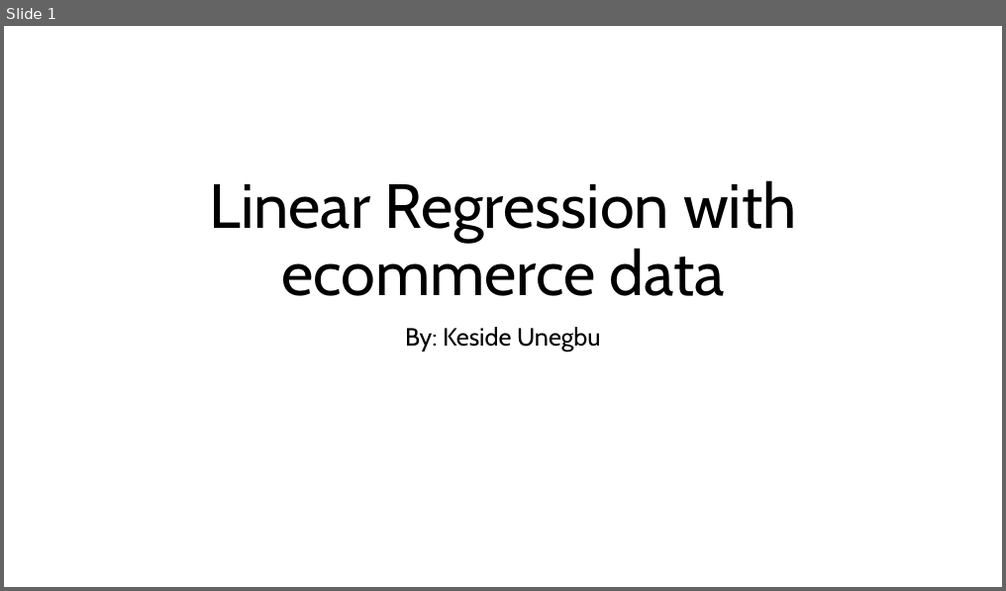
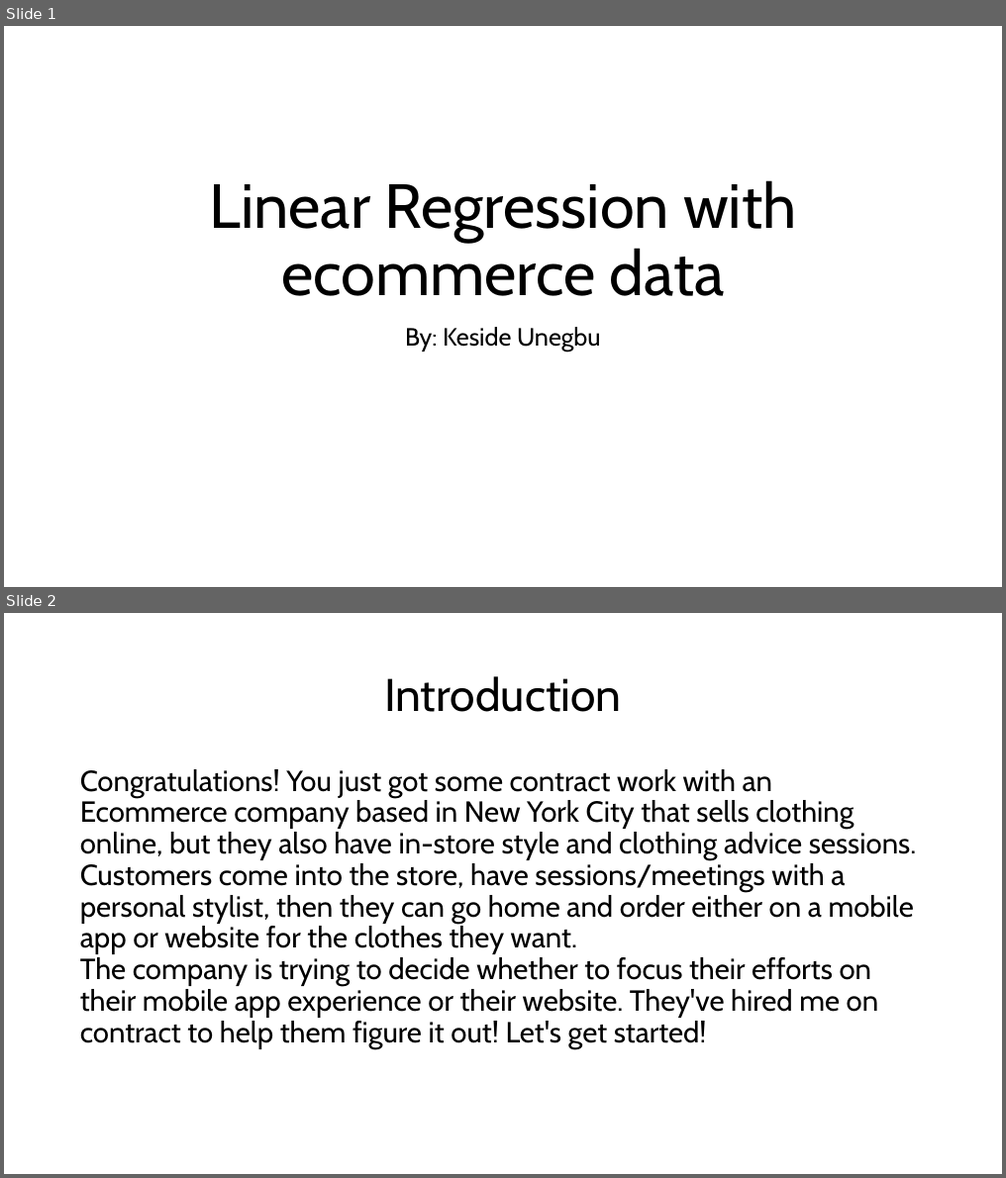
Before and after one commit to kesideunegbu/economics-data-project, a slide deck: Linear Regression with ecommerce data.pptx. Shown one above the other, each under a label of ours: slide 1 before the commit, slides 1 and 2 after it. The pictures are 1006x591 and 1006x1178 pixels, drawn with LibreOffice and Linux fonts; fonts in the diff are those of the drawing. Boxes give left, top, right and bottom in pixels: in the first picture for what was removed or moved away, otherwise in the second. Text is boxed around its words. In the diff, an @@ line names an element or a change of style, - is before the commit and + after.

```diff
--- a/Linear Regression with ecommerce data.pptx
+++ b/Linear Regression with ecommerce data.pptx
@@ slide 2 added at <box>4,613,1002,1174</box>, background #FFFFFF @@
@@ title added at <box>384,676,621,712</box>, 44 pt, text #000000 @@
+Introduction
@@ text added at <box>80,769,916,1050</box>, 28 pt, text #000000 @@
+Congratulations! You just got some contract work with an Ecommerce company based in New York City that sells clothing online, but they also have in-store style and clothing advice sessions. Customers come into the store, have sessions/meetings with a personal stylist, then they can go home and order either on a mobile app or website for the clothes they want.
+The company is trying to decide whether to focus their efforts on their mobile app experience or their website. They've hired me on contract to help them figure it out! Let's get started!
```
Also in this commit, not shown: 5 other slides added, 1 slide removed, 1 other file.
